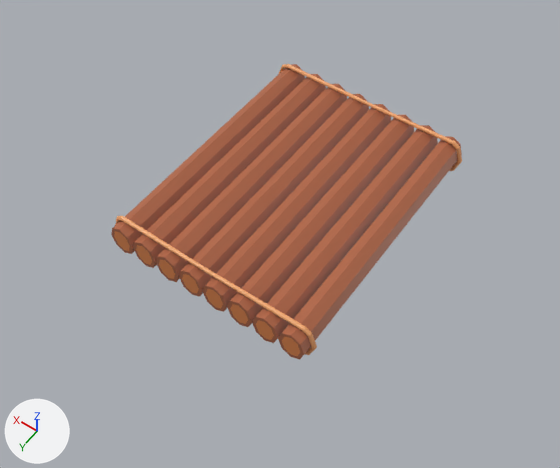
What one commit did to the FBX model Assets/Cenário/Decoração Vilas/Jangada.fbx.
Both versions are drawn from a 50 mm camera at (-2.08, 3.08, 4.4) aimed at (-0.05, 0.25, -0.05). Every picture has the same lights, and +X, +Y and +Z are marked at lower left. Vertices at the same position are counted once.

Script lines for the objects in view, before the commit:
```python
me_cylinder_029 = bpy.data.meshes.new('Cylinder.029')
me_cylinder_029.from_pydata(...)  # 515 vertices, 512 faces; spans x -0.85..0.85, y -0.03..0.29, z -1.05..1.05
me_cylinder_029.materials.append(mat_material)  # picture img_octo80_32x_png
ob_cylinder_026 = bpy.data.objects.new('Cylinder.026', me_cylinder_029)
ob_cylinder_026.location = (0.0, 0.0, 0.0)
ob_cylinder_026.rotation_euler = (1.571, 0.0, 0.0)  # degrees (90, 0, 0)
```
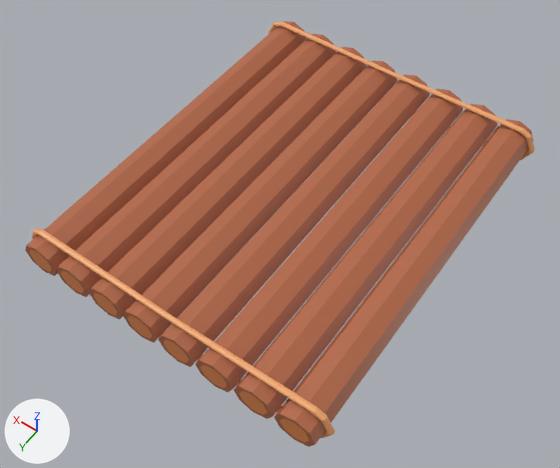
Patch to the scene script:
```diff
--- a/Assets/Cenário/Decoração Vilas/Jangada.fbx.py
+++ b/Assets/Cenário/Decoração Vilas/Jangada.fbx.py
@@ me_cylinder_029 @@
 # used by ob_cylinder_026; location = (0.0, 0.0, 0.0); rotation_euler = (1.571, 0.0, 0.0), in degrees (90, 0, 0)
-me_cylinder_029.from_pydata(...)  # 515 vertices, 512 faces; spans x -0.85..0.85, y -0.03..0.29, z -1.05..1.05
+me_cylinder_029.from_pydata(...)  # 505 vertices, 512 faces; spans x -125.0..125.0, y -2.58..28.89, z -150.0..150.0
+# me_cylinder_029 part 1: the loose piece of 34 vertices spanning x -0.81..-0.61, y 0.0..0.26, z -1.05..1.05 is multiplied about the mesh origin by the matrix ((147.105, 0.0, 0.0), (0.0, 100.0, 0.0), (0.0, 0.0, 142.18))
+# me_cylinder_029 part 2: the loose piece of 34 vertices spanning x -0.61..-0.41, y 0.0..0.26, z -1.05..1.05 is multiplied about the mesh origin by the matrix ((147.105, 0.0, 0.0), (0.0, 100.0, 0.0), (0.0, 0.0, 142.18))
+# me_cylinder_029 part 3: the loose piece of 34 vertices spanning x -0.41..-0.21, y 0.0..0.26, z -1.05..1.05 is multiplied about the mesh origin by the matrix ((147.105, 0.0, 0.0), (0.0, 100.0, 0.0), (0.0, 0.0, 142.18))
+# me_cylinder_029 part 4: the loose piece of 34 vertices spanning x -0.2..0.0, y 0.0..0.26, z -1.05..1.05 is multiplied about the mesh origin by the matrix ((147.105, 0.0, 0.0), (0.0, 100.0, 0.0), (0.0, 0.0, 142.18))
+# me_cylinder_029 part 5: the loose piece of 34 vertices spanning x 0.0..0.2, y 0.0..0.26, z -1.05..1.05 is multiplied about the mesh origin by the matrix ((147.105, 0.0, 0.0), (0.0, 100.0, 0.0), (0.0, 0.0, 142.18))
+# me_cylinder_029 part 6: the loose piece of 34 vertices spanning x 0.21..0.41, y 0.0..0.26, z -1.05..1.05 is multiplied about the mesh origin by the matrix ((147.105, 0.0, 0.0), (0.0, 100.0, 0.0), (0.0, 0.0, 142.18))
+# me_cylinder_029 part 7: the loose piece of 34 vertices spanning x 0.41..0.61, y 0.0..0.26, z -1.05..1.05 is multiplied about the mesh origin by the matrix ((147.105, 0.0, 0.0), (0.0, 100.0, 0.0), (0.0, 0.0, 142.18))
+# me_cylinder_029 part 8: the loose piece of 34 vertices spanning x 0.61..0.81, y 0.0..0.26, z -1.05..1.05 is multiplied about the mesh origin by the matrix ((147.105, 0.0, 0.0), (0.0, 100.0, 0.0), (0.0, 0.0, 142.18))
+# me_cylinder_029 part 9: a new loose piece of 118 vertices spanning x -125.0..125.0, y -2.58..28.89, z 137.28..142.99, in mat_material (picture img_octo80_32x_png)
+# me_cylinder_029 part 10: a new loose piece of 115 vertices spanning x -125.0..125.0, y -2.58..28.89, z -141.39..-135.68, in mat_material (picture img_octo80_32x_png)
+# me_cylinder_029 part 11: the loose piece of 121 vertices spanning x -0.85..0.85, y -0.03..0.29, z 0.97..1.01 is deleted
+# me_cylinder_029 part 12: the loose piece of 90 vertices spanning x -0.85..0.85, y -0.03..0.29, z -0.99..-0.95 is deleted
+# me_cylinder_029 part 13: the loose piece of 32 vertices spanning x -0.85..0.0, y 0.13..0.29, z -0.99..-0.95 is deleted
 me_cylinder_029.materials.append(mat_material)
@@ ob_cylinder_026 @@
 ob_cylinder_026.rotation_euler = (1.571, 0.0, 0.0)  # degrees (90, 0, 0)
+ob_cylinder_026.scale = (0.01, 0.01, 0.01)
```

Location of each change, [x1, y1, x2, y2] in pixels of the pictures (560 x 468 px; the box of a moved part takes in the faces that stretch with it):
'Cylinder.026', reshaped, rescaled (45% wider, 44% taller): before [111, 64, 462, 359]; after [25, 21, 535, 447]
part 1 of me_cylinder_029, moved or reshaped: before [278, 136, 462, 359]; after [274, 119, 533, 447]
part 2 of me_cylinder_029, moved or reshaped: before [252, 125, 438, 343]; after [234, 104, 498, 419]
part 3 of me_cylinder_029, moved or reshaped: before [227, 115, 414, 327]; after [195, 89, 463, 392]
part 4 of me_cylinder_029, moved or reshaped: before [203, 104, 392, 312]; after [158, 74, 430, 367]
part 5 of me_cylinder_029, moved or reshaped: before [179, 94, 369, 297]; after [123, 60, 398, 343]
part 6 of me_cylinder_029, moved or reshaped: before [156, 84, 347, 282]; after [89, 47, 367, 320]
part 7 of me_cylinder_029, moved or reshaped: before [133, 74, 326, 268]; after [57, 34, 336, 297]
part 8 of me_cylinder_029, moved or reshaped: before [111, 64, 305, 254]; after [25, 21, 307, 276]
part 9 of me_cylinder_029, added (orange): after [268, 22, 535, 160]
part 10 of me_cylinder_029, added (beige): after [32, 228, 335, 438]
part 11 of me_cylinder_029, deleted (orange): before [279, 64, 462, 171]
part 12 of me_cylinder_029, deleted (beige): before [115, 216, 315, 355]
part 13 of me_cylinder_029, deleted (beige): before [206, 269, 317, 349]
